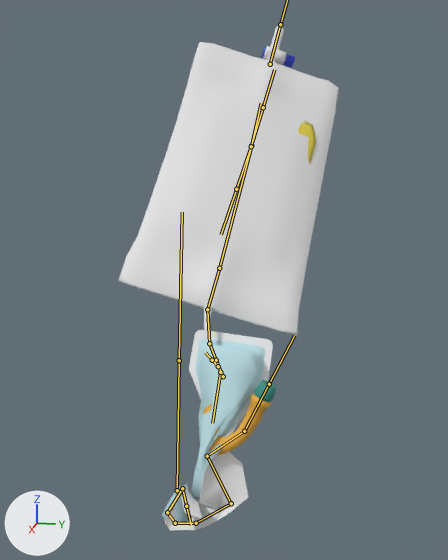
Before and after pictures for a commit that changed the FBX model care-up/Assets/_Models/CWB_inner_open_Bladder.fbx.
The view is the same before and after, from a camera (50 mm lens) standing at (0.406, -0.057, 0.432) and looking at (-0.115, -0.161, 0.301). The lights are fixed; the arrows at lower left show +X, +Y and +Z. Both versions are drawn at frame 164 of the action 'catArm|x0077_catheter_buttons_stand2_L_Lib.001'; the numbers are the values there. The bones that bend it are drawn over the model as lines.

In view in the first picture: 'catCover', 'catInner', 'catInnerTop.002', 'catOuter', 'catheter', 'catheter_bag', 'pi'.
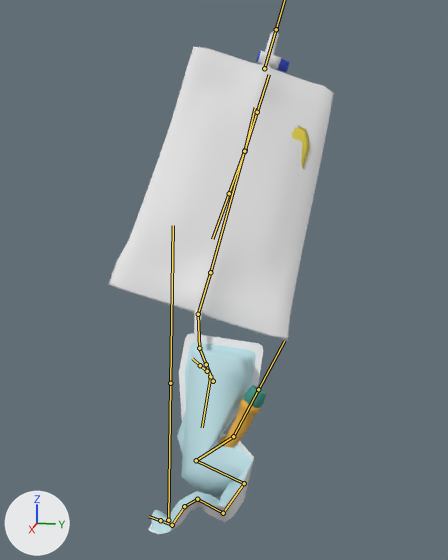
Pixel boxes [x1, y1, x2, y2] of what changed, in the pictures (448 x 560 px):
'catheter_bag', posed: before [118, 26, 339, 344]; after [109, 31, 334, 349]
'catOuter', posed: before [162, 339, 265, 532]; after [151, 343, 256, 533]
'catCover', posed: before [164, 330, 273, 531]; after [149, 333, 263, 535]
'catheter', posed: before [203, 380, 277, 456]; after [218, 385, 267, 448]
'catInner', posed: before [198, 397, 247, 472]; after [177, 411, 186, 456]
'pi', posed: before [298, 121, 316, 164]; after [291, 126, 310, 169]
bone 'start', root to tip: before (220, 372) to (212, 423); after (210, 376) to (202, 427)
bone 'b.000', root to tip: before (207, 456) to (231, 503); after (196, 460) to (244, 483)
bone 'b.001', root to tip: before (231, 503) to (196, 523); after (244, 483) to (223, 513)
bone 'b.002', root to tip: before (196, 523) to (175, 523); after (223, 513) to (197, 499)
bone 'b.003', root to tip: before (175, 523) to (167, 512); after (197, 499) to (184, 506)
bone 'b.004', root to tip: before (167, 512) to (182, 488); after (184, 506) to (172, 525)
bone 'end', root to tip: before (182, 488) to (186, 506); after (172, 525) to (160, 520)
bone 'b_tube1', root to tip: before (209, 343) to (207, 309); after (199, 348) to (198, 314)
bone 'bag0', root to tip: before (219, 268) to (251, 146); after (210, 272) to (244, 150)

The change, as a list of edits to the scene's bpy script:
```text
Change bone_start:
    where bone_start = bpy.data.objects['catArm'].pose.bones['start']
    bone_start.location: (0.054, 0.151, 0.24) -> (0.049, 0.158, 0.238)
Change bone_b_000:
    where bone_b_000 = bpy.data.objects['catArm'].pose.bones['b.000']  # child of 'start'
    bone_b_000.rotation_quaternion: (0.306, -0.011, 0.894, 0.327) -> (0.741, 0.594, 0.275, 0.148)  # degrees (-44, 146, -13) -> degrees (82, 13, 34)
Change bone_b_001:
    where bone_b_001 = bpy.data.objects['catArm'].pose.bones['b.001']  # child of 'b.000'
    bone_b_001.rotation_quaternion: (0.539, 0.701, 0.453, 0.118) -> (0.65, -0.043, 0.145, -0.745)  # degrees (114, 19, 54) -> degrees (-16, 7, -99)
Change bone_b_002:
    where bone_b_002 = bpy.data.objects['catArm'].pose.bones['b.002']  # child of 'b.001'
    bone_b_002.rotation_quaternion: (0.932, 0.337, 0.073, -0.109) -> (0.721, 0.001, -0.11, -0.684)  # degrees (39, 12, -9) -> degrees (9, -9, -88)
Change bone_b_003:
    where bone_b_003 = bpy.data.objects['catArm'].pose.bones['b.003']  # child of 'b.002'
    bone_b_003.rotation_quaternion: (0.731, 0.168, -0.04, 0.66) -> (0.872, -0.15, -0.163, 0.437)  # degrees (12, -16, 82) -> degrees (-24, -9, 55)
Change bone_b_004:
    where bone_b_004 = bpy.data.objects['catArm'].pose.bones['b.004']  # child of 'b.003'
    bone_b_004.rotation_quaternion: (0.948, 0.179, 0.076, 0.252) -> (0.993, -0.067, -0.045, 0.09)  # degrees (22, 3, 30) -> degrees (-8, -4, 11)
    bone_b_004.scale: (1.07, 1.71, 0.88) -> (1.02, 1.54, 1.04)
Change bone_end:
    where bone_end = bpy.data.objects['catArm'].pose.bones['end']  # child of 'b.004'
    bone_end.rotation_quaternion: (0.435, -0.636, 0.61, -0.184) -> (0.88, -0.135, -0.272, -0.366)  # degrees (-125, 17, -79) -> degrees (-3, -35, -44)
    bone_end.scale: (1.32, 1.8, 1.06) -> (1.21, 0.92, 0.99)
Change bone_b_tube1:
    where bone_b_tube1 = bpy.data.objects['catArm'].pose.bones['b_tube1']  # child of 'b_tube0.001'
    bone_b_tube1.rotation_quaternion: (0.981, -0.063, -0.039, -0.18) -> (0.979, -0.077, -0.037, -0.183)  # degrees (-6, -6, -20) -> degrees (-8, -6, -21)
Change bone_bag0:
    where bone_bag0 = bpy.data.objects['catArm'].pose.bones['bag0']  # child of 'b_tube2'
    bone_bag0.rotation_quaternion: (0.996, 0.085, 0.029, 0.017) -> (0.995, 0.094, 0.029, 0.017)  # degrees (10, 3, 2) -> degrees (11, 3, 2)
```
